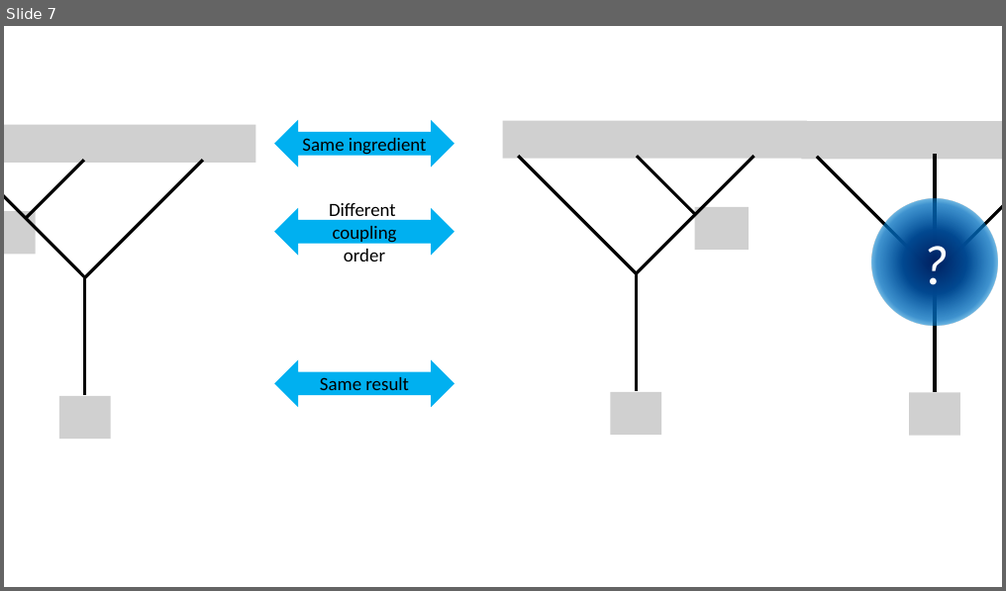
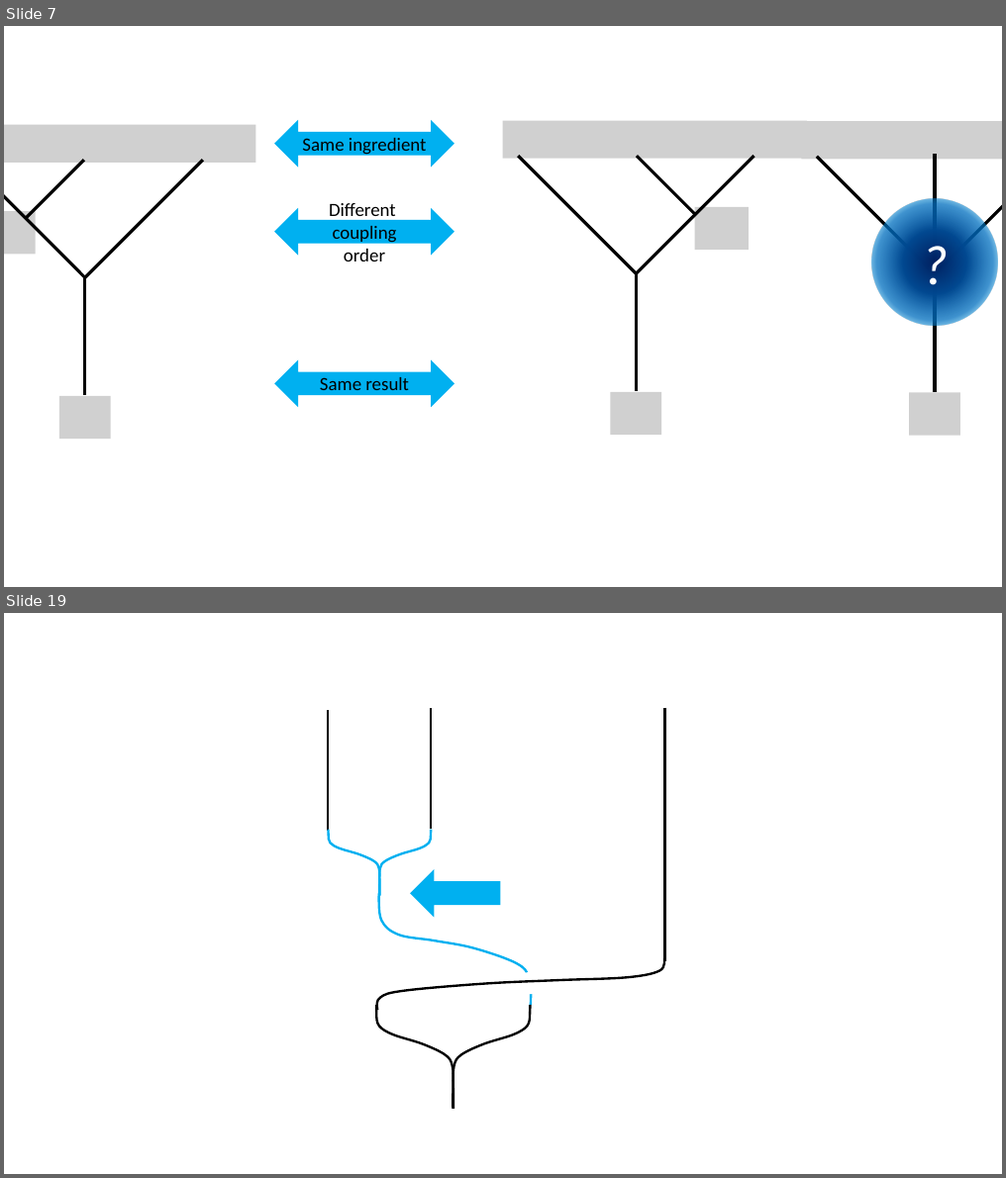
Before and after one commit to yk-liu/yk-liu.github.io, a slide deck: _posts/2019-04-13-Introduction-to-QC-and-TQC-Braiding-Anyons/assets/pics.source.pptx. Shown one above the other, each under a label of ours: slide 7 before the commit, slides 7 and 19 after it; the slides between them are not shown. The pictures are 1006x591 and 1006x1178 pixels, drawn with LibreOffice and Linux fonts; fonts in the diff are those of the drawing; grey boxes stand for pictures. Boxes give left, top, right and bottom in pixels: in the first picture for what was removed or moved away, otherwise in the second. Text is boxed around its words. In the diff, an @@ line names an element or a change of style, - is before the commit and + after.

```diff
--- a/_posts/2019-04-13-Introduction-to-QC-and-TQC-Braiding-Anyons/assets/pics.source.pptx
+++ b/_posts/2019-04-13-Introduction-to-QC-and-TQC-Braiding-Anyons/assets/pics.source.pptx
@@ slide 19 added at bbox=[4, 613, 1002, 1174], background #FFFFFF @@
@@ line added from (328, 710) to (328, 831), #000000 2.25 pt @@
@@ line added from (431, 708) to (431, 830), #000000 2.25 pt @@
@@ line added from (665, 707) to (665, 961), #000000 2.25 pt @@
@@ ellipse added at bbox=[573, 819, 592, 837], fill #FFFFFF, outline #FFFFFF 2.25 pt @@
@@ freeform shape added at bbox=[328, 830, 380, 896], outline #00B0F0 2.25 pt @@
@@ freeform shape added at bbox=[380, 830, 432, 896], outline #00B0F0 2.25 pt @@
@@ left arrow added at bbox=[411, 870, 500, 916], fill #00B0F0, outline #00B0F0 1 pt @@
@@ freeform shape added at bbox=[379, 894, 531, 1005], outline #00B0F0 2.25 pt @@
@@ freeform shape added at bbox=[377, 959, 664, 1011], outline #000000 2.25 pt @@
@@ ellipse added at bbox=[521, 973, 540, 991], fill #FFFFFF, outline #FFFFFF 2.25 pt @@
@@ ellipse added at bbox=[522, 975, 540, 993], fill #FFFFFF, outline #FFFFFF 2.25 pt @@
@@ freeform shape added at bbox=[376, 1005, 453, 1109], outline #000000 2.25 pt @@
@@ freeform shape added at bbox=[453, 1005, 531, 1109], outline #000000 2.25 pt @@
```
Also in this commit, not shown: 1 slide changed, 15 other slides added, 14 slides removed, 3 other files.
